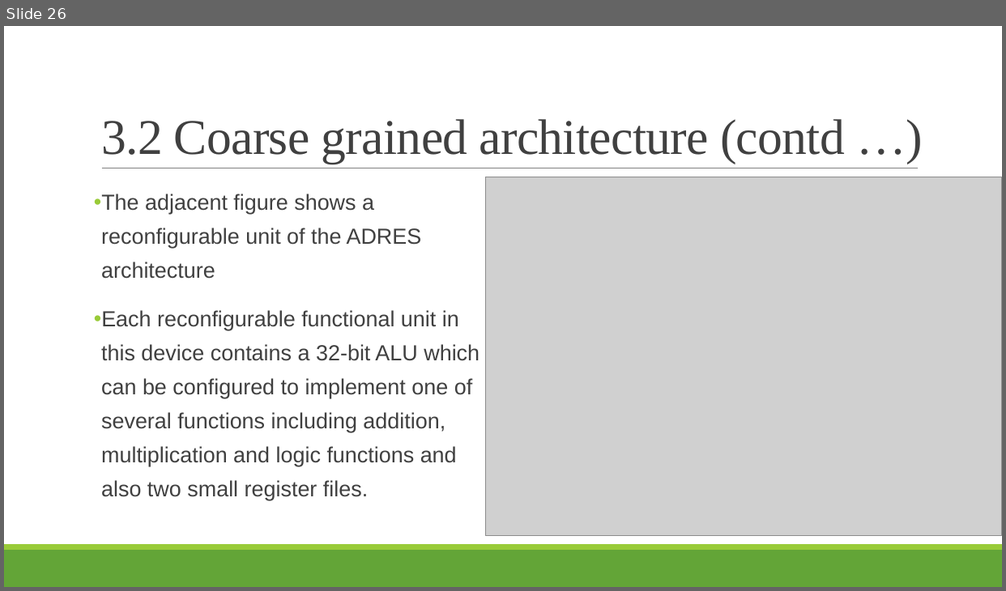
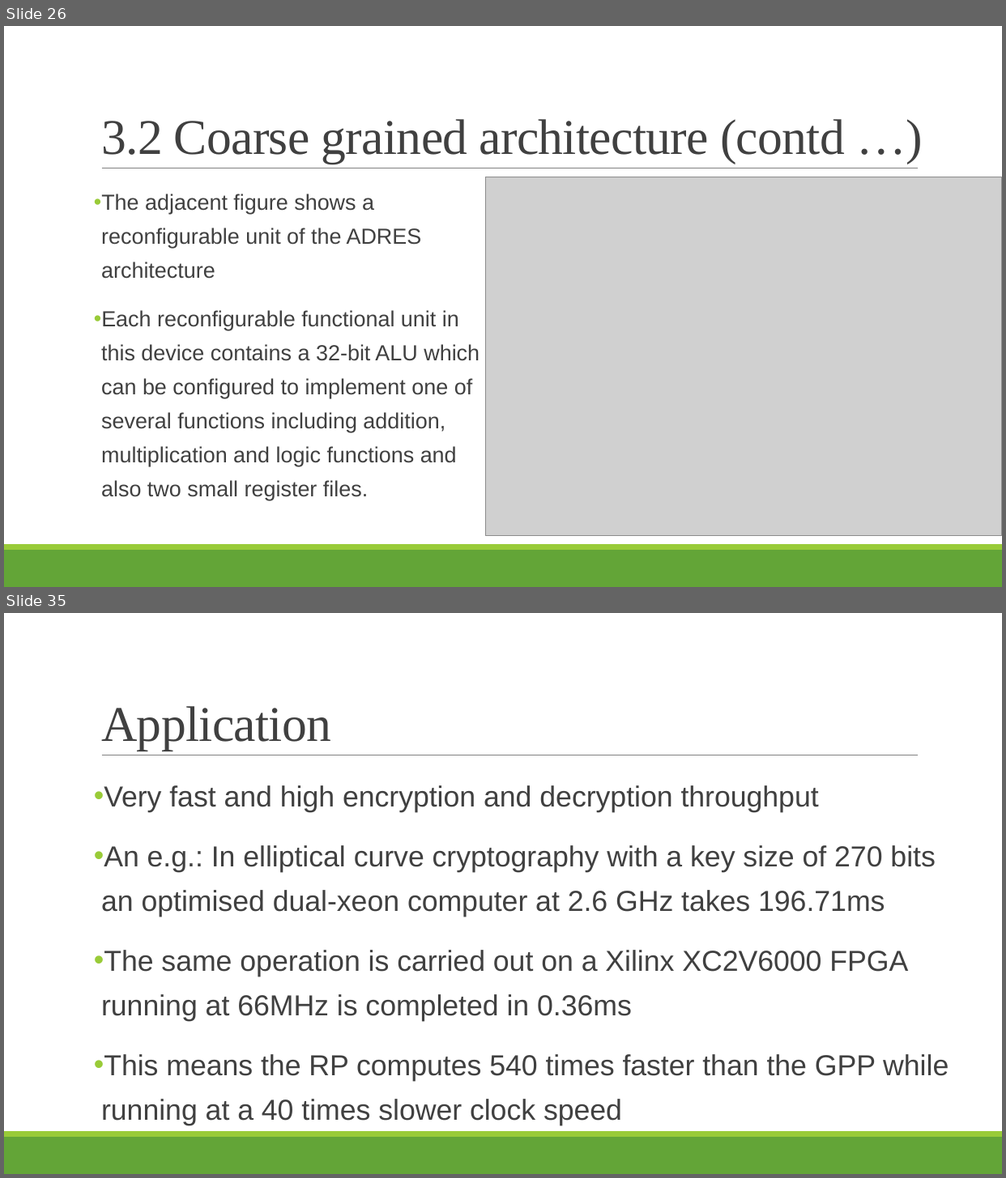
Before and after one commit to puthukkaden/Reconfigrable_Processor_Architecture, a slide deck: Presentation/Presentation1.pptx. Shown one above the other, each under a label of ours: slide 26 before the commit, slides 26 and 35 after it; the slides between them are not shown. The pictures are 1006x591 and 1006x1178 pixels, drawn with LibreOffice and Linux fonts; fonts in the diff are those of the drawing; grey boxes stand for pictures. Boxes give left, top, right and bottom in pixels: in the first picture for what was removed or moved away, otherwise in the second. Text is boxed around its words. In the diff, an @@ line names an element or a change of style, - is before the commit and + after.

```diff
--- a/Presentation/Presentation1.pptx
+++ b/Presentation/Presentation1.pptx
@@ slide 35 added at [4,613,1002,1174], background #FFFFFF; not listed: 3 template elements that a slide beside it also shows @@
@@ title added at [101,706,331,750], 48 pt, text #404040 @@
+Application
@@ text added at [94,786,948,1126], 27.8 pt, text #404040 @@
+• Very fast and high encryption and decryption throughput
+• An e.g.: In elliptical curve cryptography with a key size of 270 bits an optimised dual-xeon computer at 2.6 GHz takes 196.71ms
+• The same operation is carried out on a Xilinx XC2V6000 FPGA running at 66MHz is completed in 0.36ms
+• This means the RP computes 540 times faster than the GPP while running at a 40 times slower clock speed
```
Also in this commit, not shown: 6 slides changed, 10 other slides added, 2 other files.
